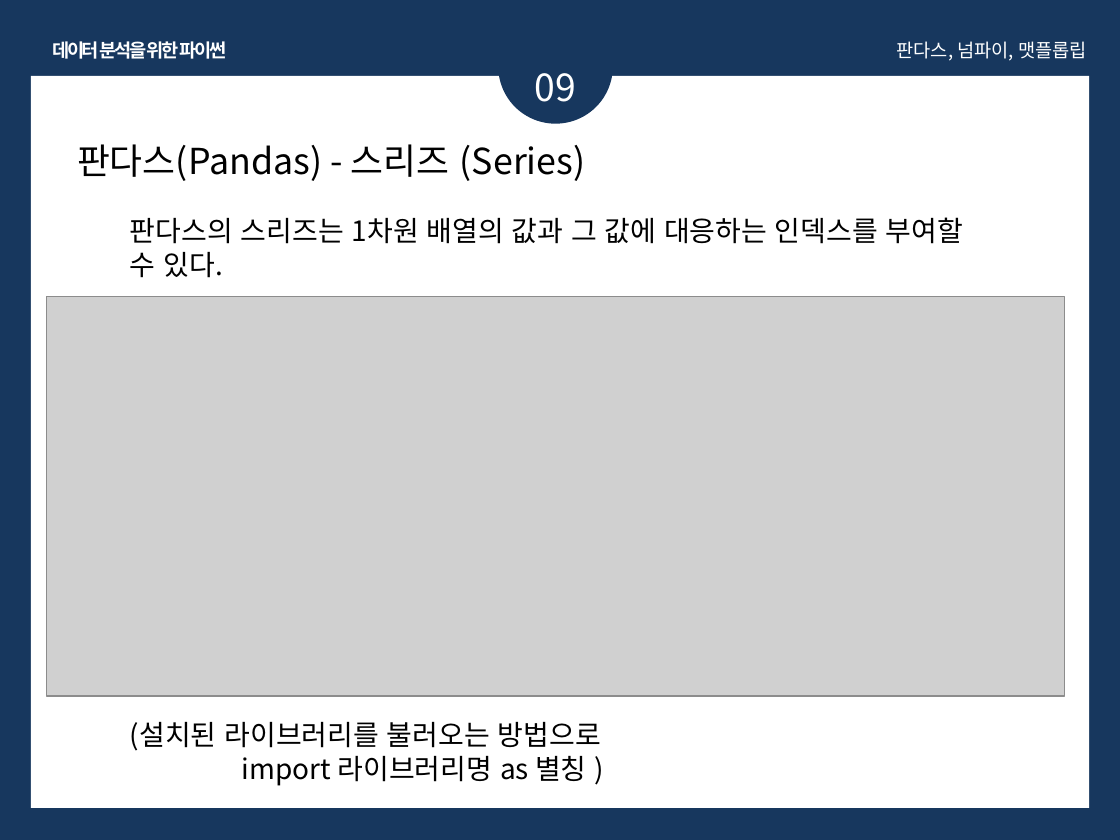
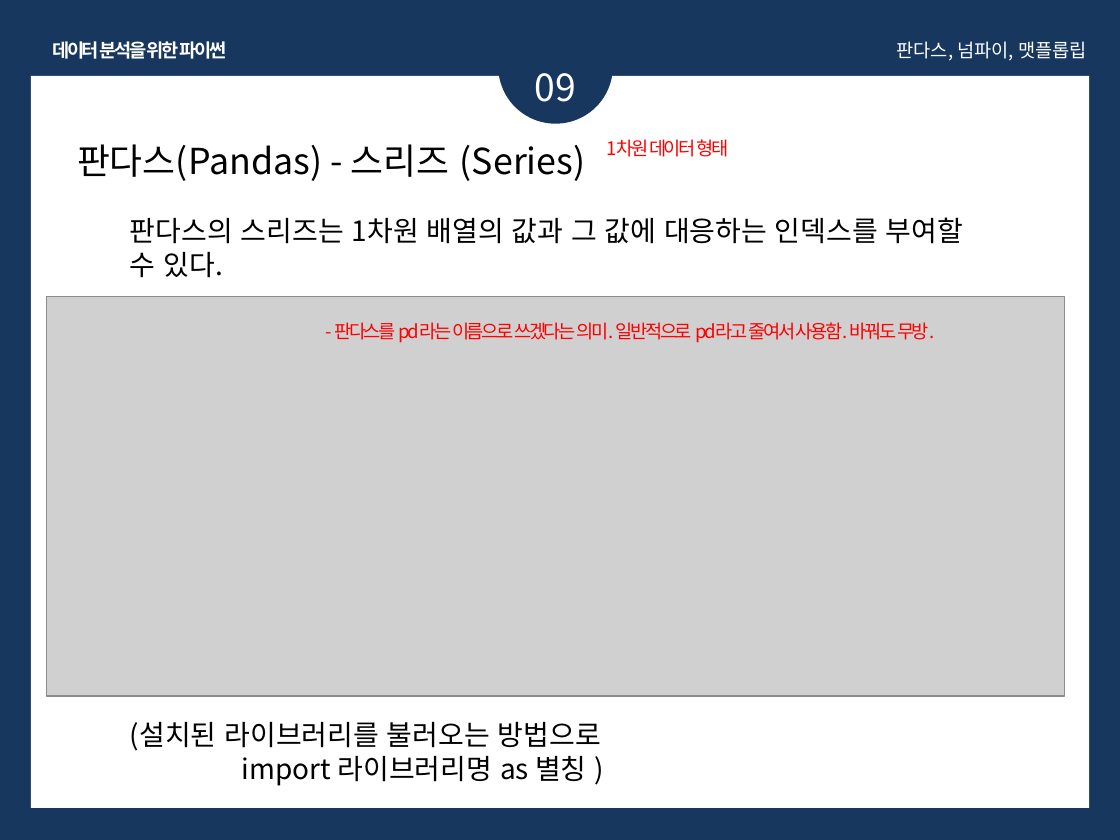
Before and after one commit to olA1ol/learning_data, a slide deck: slide 101 of 교안/python.pptx. Drawn at 1120x840 pixels with LibreOffice and Linux fonts; fonts in the diff are those of the drawing; grey boxes stand for pictures. Boxes give left, top, right and bottom in pixels: in the first picture for what was removed or moved away, otherwise in the second. Text is boxed around its words. In the diff, an @@ line names an element or a change of style, - is before the commit and + after.

```diff
--- a/교안/python.pptx
+++ b/교안/python.pptx
@@ text added at <box>606,139,729,157</box>, 12 pt, text #FF0000 @@
+1차원 데이터 형태
@@ text added at <box>334,322,934,343</box>, 12 pt, text #FF0000 @@
+- 판다스를 pd라는 이름으로 쓰겠다는 의미. 일반적으로 pd라고 줄여서 사용함. 바꿔도 무방.
```
Also in this commit, not shown: 11 other slides changed, 4 other files.
